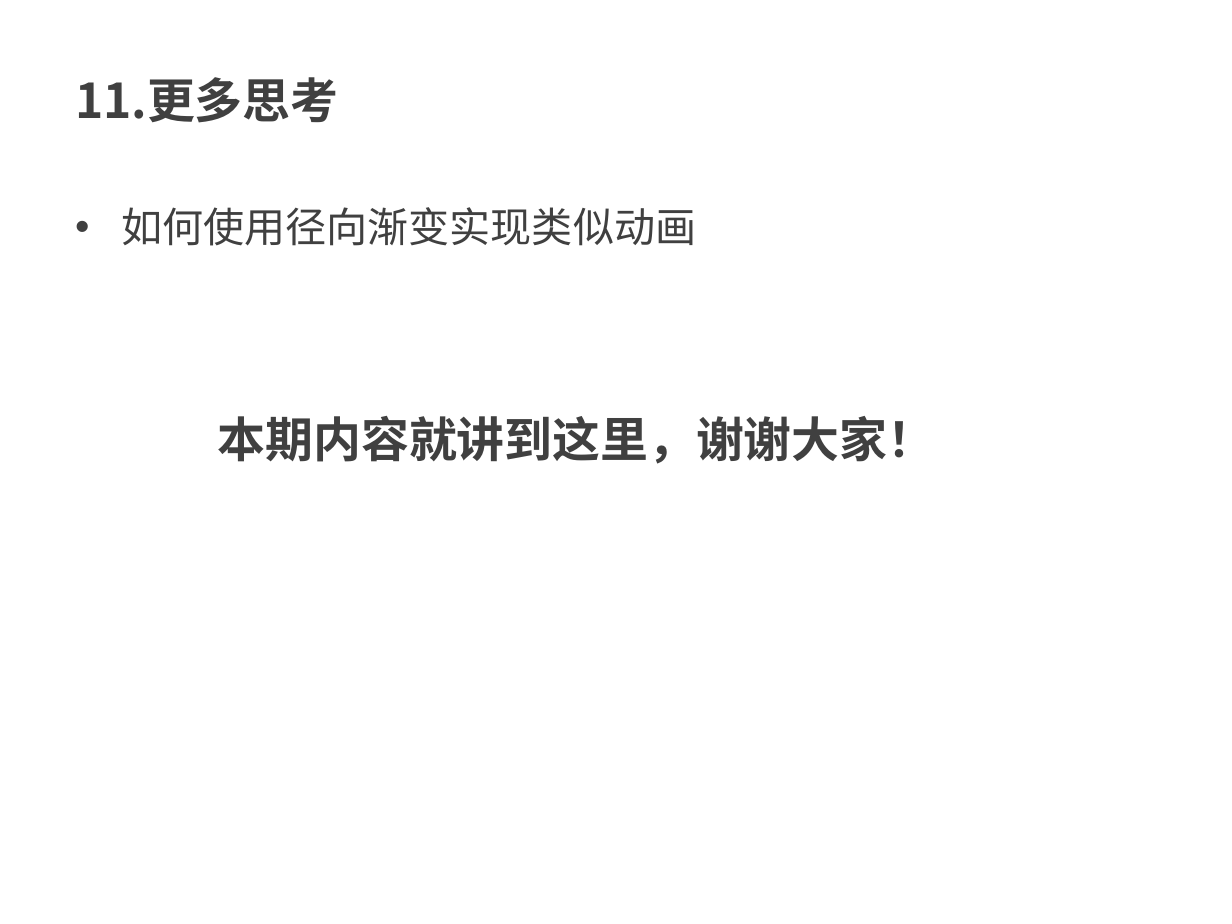
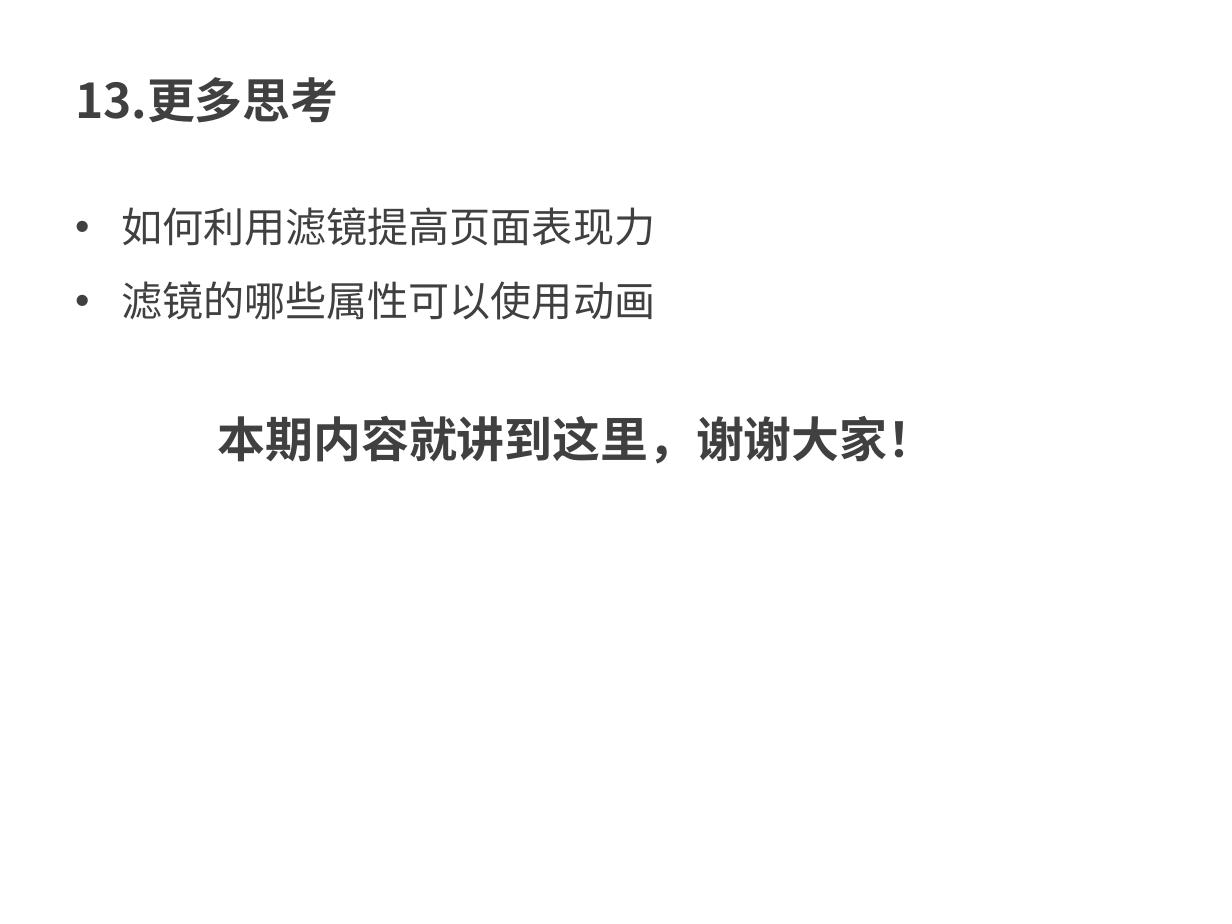
Before and after one commit to kong66/webAni, a slide deck: slide 28 of 13-svg-filter1/svg-filter-1.pptx (slide 16 before the commit). Drawn at 1232x924 pixels with LibreOffice and Linux fonts; fonts in the diff are those of the drawing. Boxes give left, top, right and bottom in pixels: in the first picture for what was removed or moved away, otherwise in the second. Text is boxed around its words. In the diff, an @@ line names an element or a change of style, - is before the commit and + after.

```diff
--- a/13-svg-filter1/svg-filter-1.pptx
+++ b/13-svg-filter1/svg-filter-1.pptx
@@ text at (75, 77, 338, 123): text changed @@
-11.更多思考
+13.更多思考
@@ text at (121, 207, 655, 320): text changed @@
-• 如何使用径向渐变实现类似动画
+• 如何利用滤镜提高页面表现力
+• 滤镜的哪些属性可以使用动画
```
Also in this commit, not shown: 5 other slides changed, 17 slides added, 5 slides removed, 26 other files.
